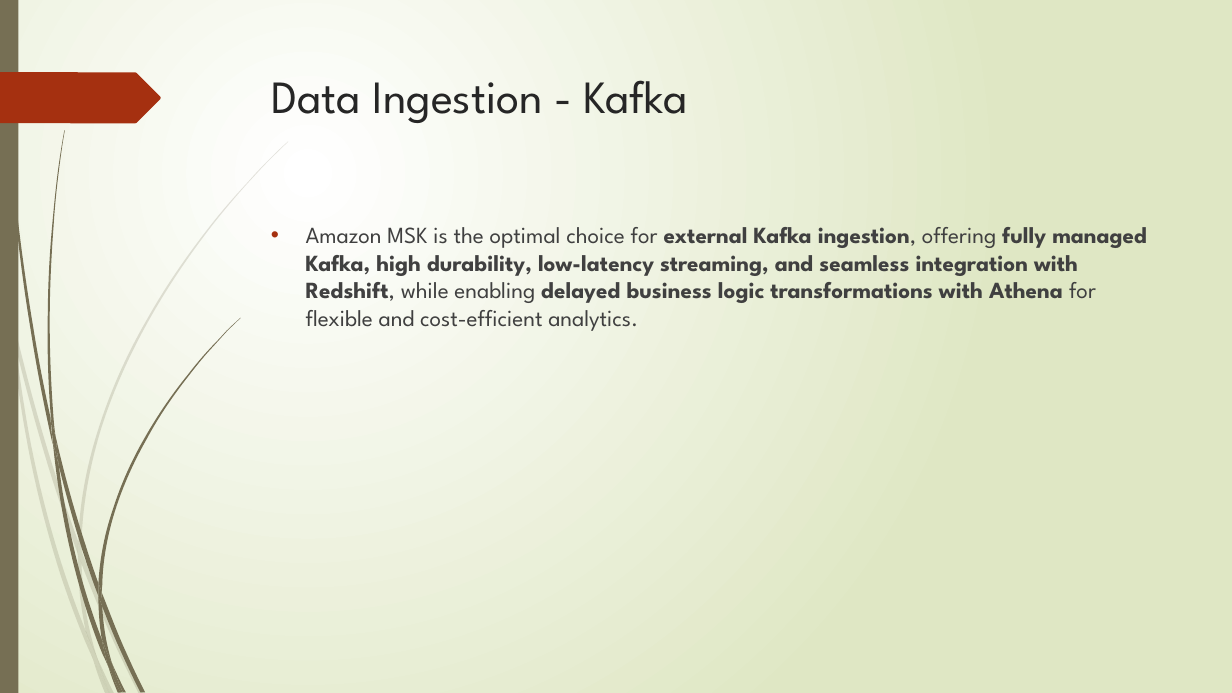
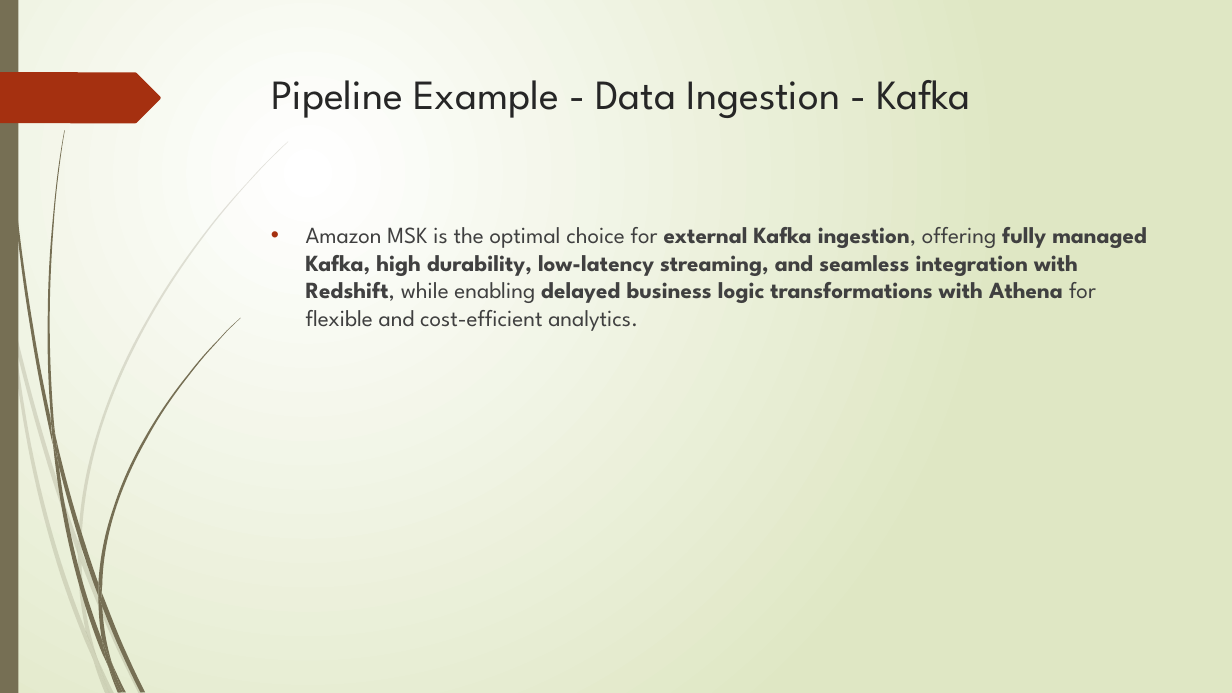
Before and after one commit to gabrielchanyk/food_insights_data_engineering, a slide deck: slide 22 of InsightEats Case Study.pptx. Drawn at 1232x693 pixels with LibreOffice and Linux fonts; fonts in the diff are those of the drawing. Boxes give left, top, right and bottom in pixels: in the first picture for what was removed or moved away, otherwise in the second. Text is boxed around its words. In the diff, an @@ line names an element or a change of style, - is before the commit and + after.

```diff
--- a/InsightEats Case Study.pptx
+++ b/InsightEats Case Study.pptx
@@ title at [271,80,971,118]: text changed; size 36 to 32.4 pt @@
-Data Ingestion - Kafka
+Pipeline Example - Data Ingestion - Kafka
```
Also in this commit, not shown: 12 other slides changed, 1 slide added.
